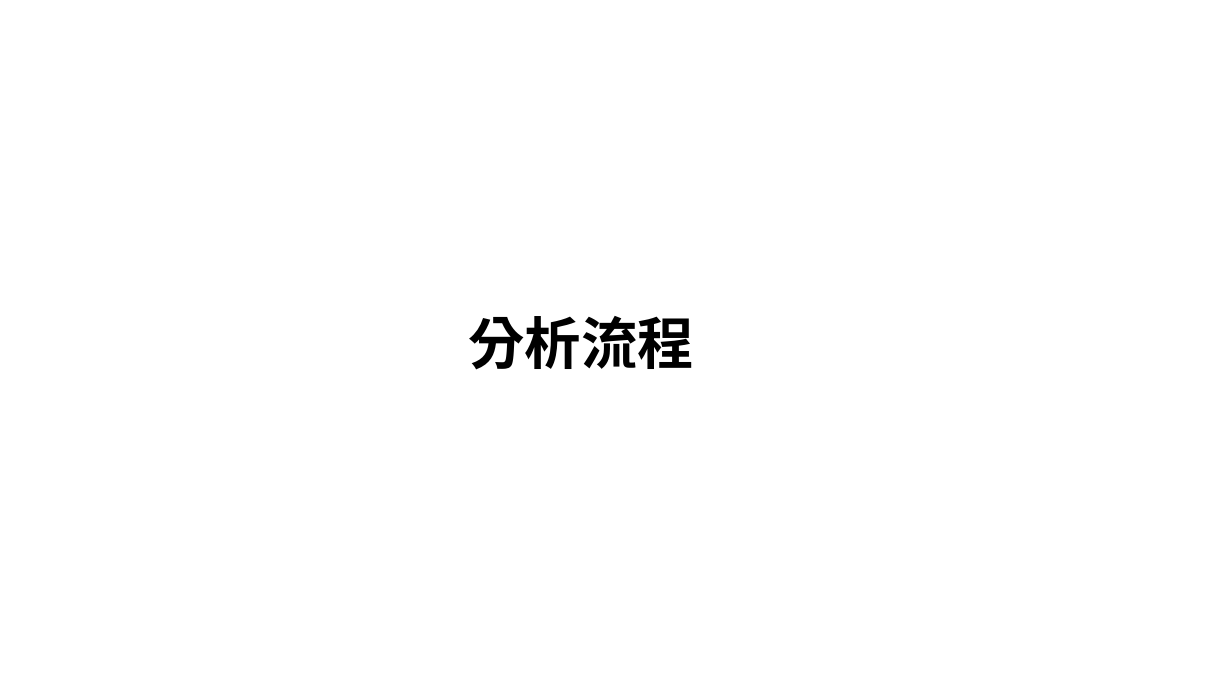
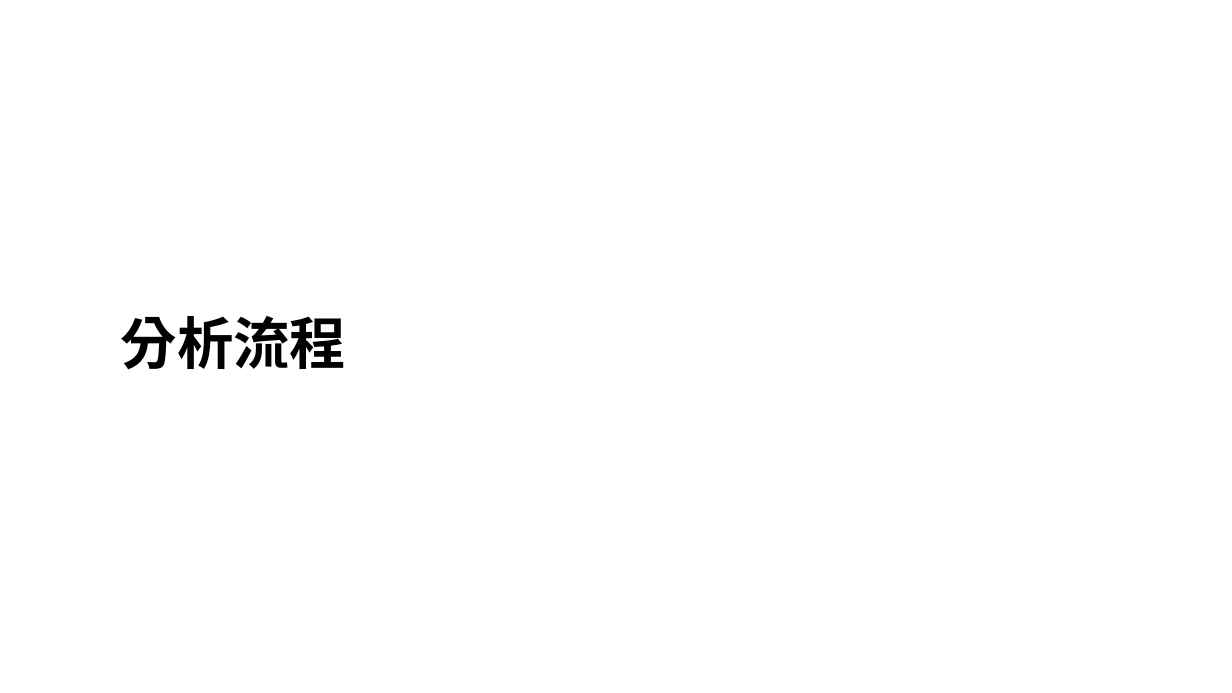
Before and after one commit to desk2000/Extradition-Bill, a slide deck: slide 32 of 從論壇分析台灣人對反送中的討論度.pptx (slide 31 before the commit). Drawn at 1232x693 pixels with LibreOffice and Linux fonts; fonts in the diff are those of the drawing. Boxes give left, top, right and bottom in pixels: in the first picture for what was removed or moved away, otherwise in the second. Text is boxed around its words. In the diff, an @@ line names an element or a change of style, - is before the commit and + after.

```diff
--- a/從論壇分析台灣人對反送中的討論度.pptx
+++ b/從論壇分析台灣人對反送中的討論度.pptx
@@ title "分析流程": place and size @@
-title "分析流程" at (468,316,694,370)
+title "分析流程" at (121,316,347,370)
@@ title "分析流程" at (121,316,347,370): font Noto Sans CJK SC to Karla @@
```
Also in this commit, not shown: 17 other slides changed, 3 slides added, 2 slides removed, 1 other file.
